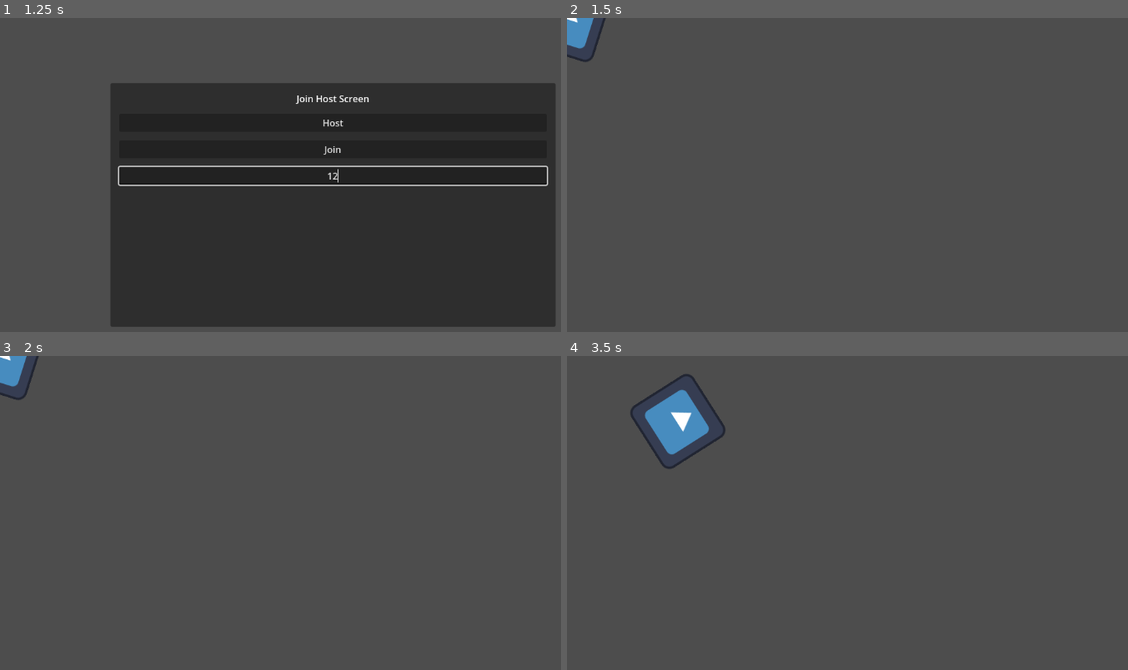
Above: before the commit, frames 1-4 (two rows, left to right).
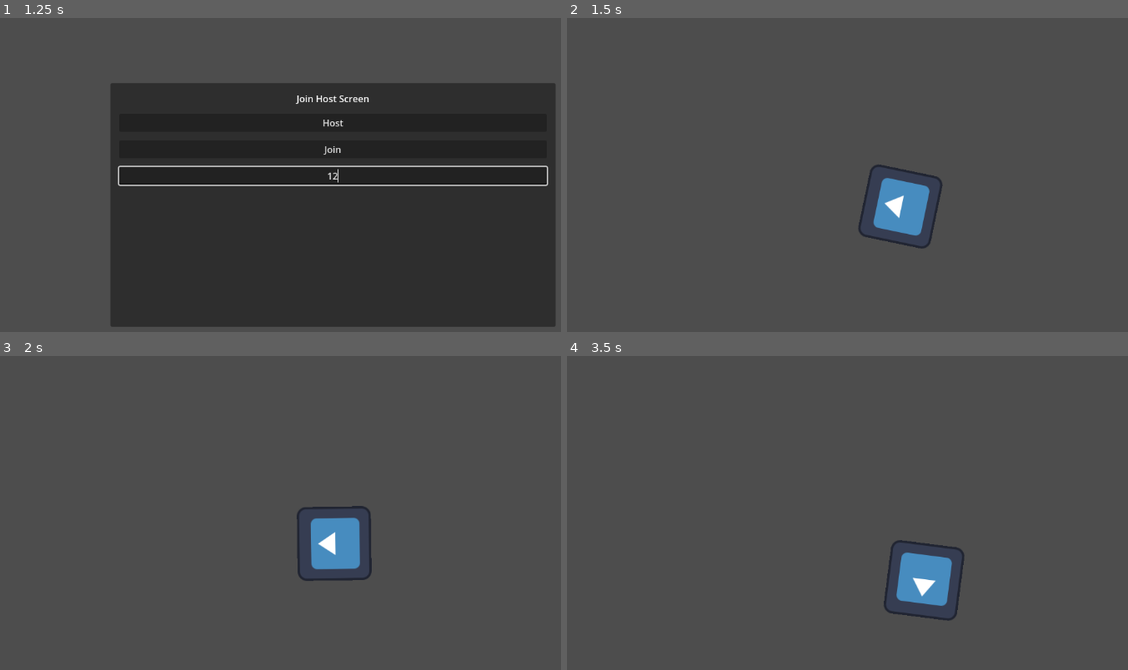
Above: after the commit, the same moments.

Repository: warriormaster12/Magnets
Game: Godot game, scene res://Levels/test_world.tscn
The game is run twice, just before and just after one commit, with the same random seed, the same clock (stepped at 60 frames per second) and the same inputs. This scene is started directly instead of the project's main scene. The engine's default icon, where the game draws it, is replaced by a stand-in: a white triangle on a blue panel in a dark square.
Inputs (mouse positions are in pixels of both pictures, inside the frame that each line leads up to):
- Up to frame 1 (1.25 s): click (330, 175) at 0.52 s; type "12" at 0.6 s
- Up to frame 2 (1.5 s): click "Host" at 1.25 s
- Up to frame 3 (2 s): no input
- Up to frame 4 (3.5 s): tap Enter at 2 s; move the mouse to (1043, 525) at 2.02 s; hold Right (ui_right) 2.03-2.78 s; move the mouse to (768, 563) at 2.77 s; hold Down (ui_down) from 2.78 s (still down)

Frame 1 is identical in both runs. In frame 2, 2.3% of the frame differs, in the area x 0-67%, y 0-74%; in frame 3, 2.3%; in frame 4, 3.7%, in the area x 11-71%, y 5-85%.
Error before the commit: Out of bounds get index '0' (on base: 'PackedStringArray') (res://Levels/test_world.gd:41)
Error after the commit: Out of bounds get index '0' (on base: 'PackedStringArray') (res://Levels/test_world.gd:40)

Commit message:
set player polarity

Diff:
--- a/GameObjects/player_1.tscn
+++ b/GameObjects/player_1.tscn
@@ -12,8 +12,11 @@
 properties/1/path = NodePath(".:rotation")
 properties/1/spawn = true
 properties/1/sync = true
+properties/2/path = NodePath(".:polarity")
+properties/2/spawn = true
+properties/2/sync = true
 
-[node name="Player1" type="CharacterBody2D"]
+[node name="Player1" type="CharacterBody2D" groups=["player"]]
 script = ExtResource("1_2uao6")
 polarity = 1
 
@@ -30,3 +33,8 @@
 
 [node name="MultiplayerSynchronizer" type="MultiplayerSynchronizer" parent="."]
 replication_config = SubResource("SceneReplicationConfig_ug8av")
+
+[node name="Camera2D" type="Camera2D" parent="."]
+position = Vector2(0, -3)
+position_smoothing_enabled = true
+position_smoothing_speed = 2.0
--- a/Levels/test_world.gd
+++ b/Levels/test_world.gd
@@ -35,9 +35,8 @@
 	multiplayer.peer_connected.connect(add_player)
 	multiplayer.peer_disconnected.connect(remove_player)
 
+	upnp_setup()
 	add_player(multiplayer.get_unique_id())
-
-	upnp_setup()
 	print("Success! Join Address For Online: ",upnp.query_external_address(), " Or For Lan: ", IP.get_local_addresses()[0])
 
 
@@ -52,6 +51,16 @@
 	var player = PLAYER.instantiate()
 	player.name = str(peer_id)
 	add_child(player)
+	if get_tree().get_nodes_in_group("player").size() > 0:
+		for i in get_tree().get_nodes_in_group("player"):
+			if i.polarity == Player.POLARITIES.Positive:
+				player.polarity = Player.POLARITIES.Negative
+			else:
+				player.polarity = Player.POLARITIES.Positive
+			print(player.polarity)
+	else:
+		player.polarity = randi_range(Player.POLARITIES.Negative,Player.POLARITIES.Positive)
+		print(player.polarity)
 func remove_player(peer_id:int)->void:
 	var player = get_node_or_null(str(peer_id))
 	if player:
--- a/Levels/test_world.tscn
+++ b/Levels/test_world.tscn
@@ -48,8 +48,9 @@
 alignment = 1
 
 [node name="MultiplayerSpawner" type="MultiplayerSpawner" parent="."]
-_spawnable_scenes = PackedStringArray("res://GameObjects/player_1.tscn", "res://GameObjects/player_1.tscn")
+_spawnable_scenes = PackedStringArray("res://GameObjects/player_1.tscn")
 spawn_path = NodePath("..")
+spawn_limit = 2
 
 [connection signal="pressed" from="CanvasLayer/HostJoin/MarginContainer/VBoxContainer/Host" to="." method="_on_host_pressed"]
 [connection signal="pressed" from="CanvasLayer/HostJoin/MarginContainer/VBoxContainer/Join" to="." method="_on_join_pressed"]
--- a/Scripts/playerScript.gd
+++ b/Scripts/playerScript.gd
@@ -12,6 +12,11 @@
 @export var speed:float = 200
 @export var acceleration:float = 1000
 @export var deceleration:float = 2000
+
+@rpc("call_local")
+func set_polarity(value:POLARITIES)->void:
+	polarity = value
+	print(polarity)
 
 func _enter_tree():
 	set_multiplayer_authority(name.to_int())
